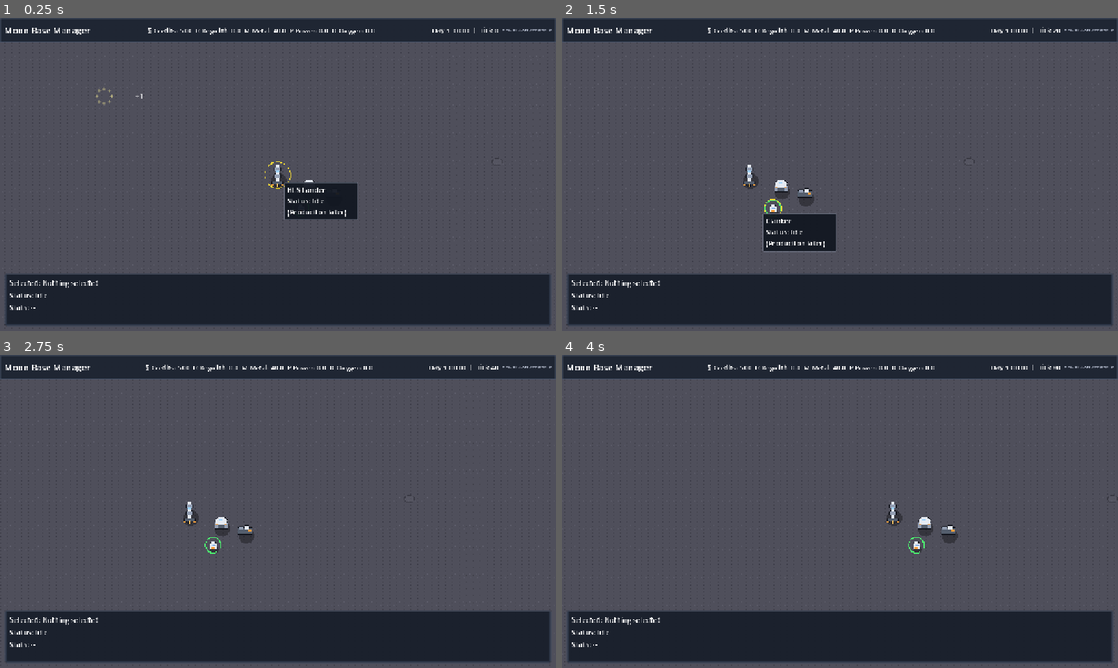
Above: before the commit, frames 1-4 (two rows, left to right).
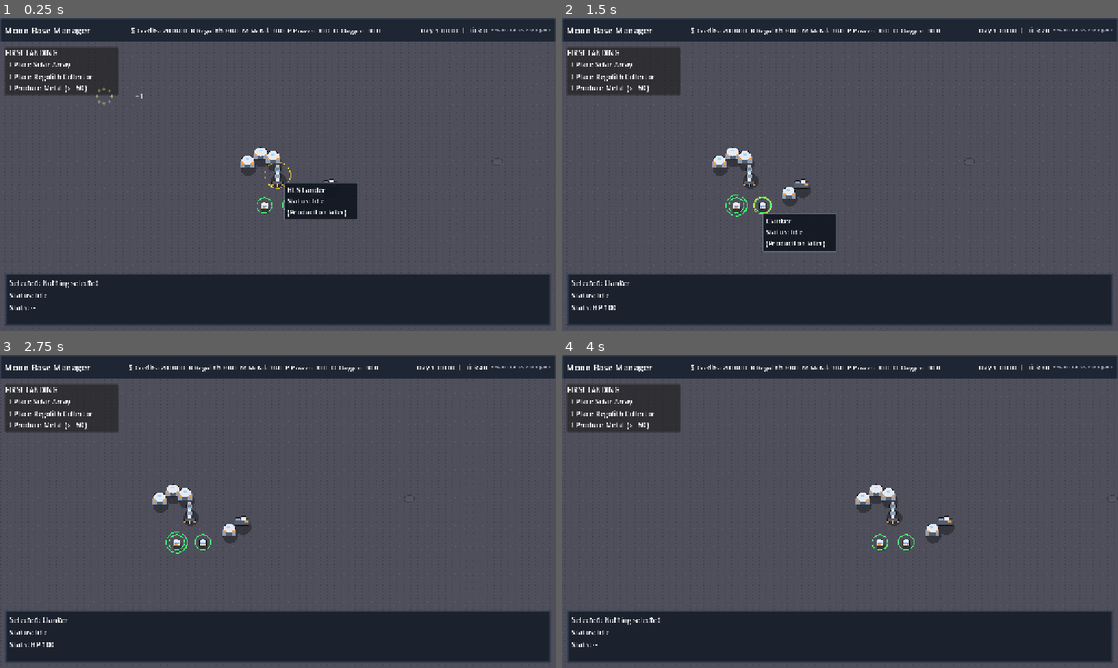
Above: after the commit, the same moments.

Repository: gitgrahamdunn/MoonIsState
Game: Godot game, scene res://scenes/game/Main.tscn
Same seed, same stepped clock (60 frames per second), same inputs: the game is played once before the commit and once after it.
Inputs (mouse positions are in pixels of both pictures, inside the frame that each line leads up to):
- Up to frame 1 (0.25 s): no input
- Up to frame 2 (1.5 s): tap A at 0.5, 1.25 s; move the mouse to (962, 158) at 0.52 s; hold Right (ui_right) 0.53-1.25 s; tap C at 0.6 s; click (962, 158) at 0.67 s; drag from (728, 190) to (812, 237) at 1.27 s
- Up to frame 3 (2.75 s): tap A at 2 s; move the mouse to (333, 442) at 2.02 s; hold Right (ui_right) from 2.03 s (still down); tap C at 2.1 s
- Up to frame 4 (4 s): release Right (ui_right) at 2.75 s; tap A at 2.75, 3.5 s; drag from (812, 574) to (673, 464) at 2.77 s; move the mouse to (1006, 558) at 3.52 s; hold Left (ui_left) from 3.53 s (still down); tap C at 3.6 s

The runs differ from the first frame. In frame 1, 3.9% of the frame differs, in the area x 1-100%, y 2-63%; in frame 2, 4.6%, in the area x 1-100%, y 2-94%; in frame 3, 4.6%; in frame 4, 4.4%.
Error in both runs: Invalid assignment of property or key 'text' with value of type 'String' on a base object of type 'Nil'. (res://scripts/ui/floating_text.gd:14)

Commit message:
First landing start state + objectives (minimal HUD integration)

Diff:
--- /dev/null
+++ b/data/buildings/refinery.tres
@@ -0,0 +1,8 @@
+[gd_resource type="Resource" script_class="BuildingDef" load_steps=2 format=3]
+
+[ext_resource type="Script" path="res://scripts/core/building_def.gd" id="1_refinery"]
+
+[resource]
+script = ExtResource("1_refinery")
+id = &"refinery"
+display_name = "Refinery"
--- /dev/null
+++ b/data/buildings/regolith_collector.tres
@@ -0,0 +1,8 @@
+[gd_resource type="Resource" script_class="BuildingDef" load_steps=2 format=3]
+
+[ext_resource type="Script" path="res://scripts/core/building_def.gd" id="1_regolith_collector"]
+
+[resource]
+script = ExtResource("1_regolith_collector")
+id = &"regolith_collector"
+display_name = "Regolith Collector"
--- /dev/null
+++ b/data/buildings/starter_crate.tres
@@ -0,0 +1,8 @@
+[gd_resource type="Resource" script_class="BuildingDef" load_steps=2 format=3]
+
+[ext_resource type="Script" path="res://scripts/core/building_def.gd" id="1_starter"]
+
+[resource]
+script = ExtResource("1_starter")
+id = &"starter_crate"
+display_name = "Supply Crate"
--- a/scenes/game/Main.tscn
+++ b/scenes/game/Main.tscn
@@ -8,6 +8,8 @@
 [ext_resource type="Script" path="res://scripts/components/ground.gd" id="6_f3j0w"]
 [ext_resource type="Script" path="res://scripts/ui/hover_manager.gd" id="7_hovm"]
 [ext_resource type="PackedScene" path="res://scenes/ui/FXLayer.tscn" id="8_fx"]
+[ext_resource type="PackedScene" path="res://scenes/ui/ObjectivesPanel.tscn" id="9_obj"]
+[ext_resource type="Script" path="res://scripts/ui/objectives_controller.gd" id="10_objc"]
 
 [node name="Main" type="Node2D"]
 script = ExtResource("1_3aw8l")
@@ -33,6 +35,8 @@
 
 [node name="FXLayer" parent="UILayer" instance=ExtResource("8_fx")]
 
+[node name="ObjectivesPanel" parent="UILayer/HUD" instance=ExtResource("9_obj")]
+
 [node name="SelectionOverlay" type="Control" parent="UILayer"]
 layout_mode = 3
 anchors_preset = 15
@@ -50,3 +54,7 @@
 [node name="HoverManager" type="Node" parent="."]
 script = ExtResource("7_hovm")
 world_path = NodePath("../World")
+
+[node name="ObjectivesController" type="Node" parent="."]
+script = ExtResource("10_objc")
+panel_path = NodePath("UILayer/HUD/ObjectivesPanel")
--- /dev/null
+++ b/scenes/ui/ObjectivesPanel.tscn
@@ -0,0 +1,37 @@
+[gd_scene load_steps=2 format=3]
+
+[ext_resource type="Script" path="res://scripts/ui/objectives_panel.gd" id="1_objp"]
+
+[node name="ObjectivesPanel" type="PanelContainer"]
+custom_minimum_size = Vector2(260, 110)
+offset_left = 12.0
+offset_top = 68.0
+offset_right = 272.0
+offset_bottom = 178.0
+script = ExtResource("1_objp")
+
+theme_override_constants/margin_left = 8
+theme_override_constants/margin_top = 8
+theme_override_constants/margin_right = 8
+theme_override_constants/margin_bottom = 8
+
+[node name="VBoxContainer" type="VBoxContainer" parent="."]
+layout_mode = 2
+theme_override_constants/separation = 4
+
+[node name="HeaderLabel" type="Label" parent="VBoxContainer"]
+layout_mode = 2
+theme_override_font_sizes/font_size = 16
+text = "FIRST LANDING"
+
+[node name="Obj1Label" type="Label" parent="VBoxContainer"]
+layout_mode = 2
+text = "☐ Place Solar Array"
+
+[node name="Obj2Label" type="Label" parent="VBoxContainer"]
+layout_mode = 2
+text = "☐ Place Regolith Collector"
+
+[node name="Obj3Label" type="Label" parent="VBoxContainer"]
+layout_mode = 2
+text = "☐ Produce Metal (>= 50)"
--- a/scripts/core/game.gd
+++ b/scripts/core/game.gd
@@ -11,19 +11,25 @@
 	Sim.reset()
 	current_match_id = "new_match"
 
-	Sim.set_resource(&"regolith", 0.0)
-	Sim.set_resource(&"metal", 40.0)
-	Sim.set_resource(&"power", 0.0)
-	Sim.set_resource(&"oxygen", 0.0)
+	Sim.set_resource(&"credits", 2000.0)
+	Sim.set_resource(&"regolith", 80.0)
+	Sim.set_resource(&"metal", 30.0)
+	Sim.set_resource(&"power", 30.0)
+	Sim.set_resource(&"oxygen", 30.0)
 
-	var start_pos: Vector2 = Vector2(240.0, 180.0)
-	var lander_id: int = Sim.spawn_entity(&"hls_lander", start_pos, 1, &"building")
-	var command_dome_id: int = Sim.spawn_entity(&"command_dome", start_pos + Vector2(72.0, 24.0), 1, &"building")
-	var worker_id: int = Sim.spawn_entity(&"worker", start_pos + Vector2(54.0, 76.0), 1, &"unit")
-	Sim.spawn_entity(&"scrap_heap", start_pos + Vector2(128.0, 40.0), 1, &"building")
-	_verify_spawn_kinds(lander_id, command_dome_id, [worker_id])
+	var lander_pos: Vector2 = Vector2(240.0, 180.0)
+	var lander_id: int = Sim.spawn_entity(&"hls_lander", lander_pos, 1, &"building")
+	var command_dome_id: int = Sim.spawn_entity(&"command_dome", lander_pos + Vector2(90.0, 40.0), 1, &"building")
+	Sim.spawn_entity(&"scrap_heap", lander_pos + Vector2(120.0, 20.0), 1, &"building")
+	var worker_a_id: int = Sim.spawn_entity(&"worker", lander_pos + Vector2(-30.0, 70.0), 1, &"unit")
+	var worker_b_id: int = Sim.spawn_entity(&"worker", lander_pos + Vector2(30.0, 70.0), 1, &"unit")
+	Sim.spawn_entity(&"starter_crate", lander_pos + Vector2(-70.0, -30.0), 1, &"building")
+	Sim.spawn_entity(&"starter_crate", lander_pos + Vector2(-40.0, -50.0), 1, &"building")
+	Sim.spawn_entity(&"starter_crate", lander_pos + Vector2(-10.0, -40.0), 1, &"building")
+	_verify_spawn_kinds(lander_id, command_dome_id, [worker_a_id, worker_b_id])
+	print("[Game] spawned entities: ", Sim.entities.size())
 
-	var fx_pos: Vector2 = start_pos
+	var fx_pos: Vector2 = lander_pos
 	var lander: Dictionary = Sim.get_entity(lander_id)
 	if not lander.is_empty():
 		fx_pos = lander.get("pos", fx_pos) as Vector2
--- a/scripts/core/main.gd
+++ b/scripts/core/main.gd
@@ -1,6 +1,6 @@
 extends Node2D
 
-const BUILD_STAMP: String = "dev-0022-fx-feedback"
+const BUILD_STAMP: String = "dev-0023-first-landing-min"
 const PAN_SPEED: float = 320.0
 const CAMERA_ZOOM_LEVELS: Array[float] = [1.0, 2.0, 3.0]
 
@@ -18,6 +18,7 @@
 	_center_camera_on_lander()
 	_reset_zoom()
 	log_startup_smoke_check()
+	run_smoke_checks()
 	await get_tree().process_frame
 	if hud != null and hud.has_method("set_build_stamp"):
 		hud.call("set_build_stamp", BUILD_STAMP)
@@ -72,6 +73,32 @@
 	print("DataDB tech defs loaded: ", DataDB.tech.size())
 	print("Sim ticks per second: ", Sim.TICKS_PER_SECOND)
 	print("Initial entity count after match start: ", Sim.entities.size())
+
+func run_smoke_checks() -> void:
+	var has_fail: bool = false
+	if get_node_or_null("/root/Sim") == null:
+		push_error("SMOKE FAIL: /root/Sim missing")
+		has_fail = true
+	if get_node_or_null("/root/DataDB") == null:
+		push_error("SMOKE FAIL: /root/DataDB missing")
+		has_fail = true
+	if DataDB.buildings.size() < 4:
+		push_error("SMOKE FAIL: DataDB.buildings.size() < 4")
+		has_fail = true
+	if Sim.entities.size() <= 0:
+		push_error("SMOKE FAIL: Sim.entities.size() <= 0")
+		has_fail = true
+	if get_node_or_null("UILayer/HUD/ObjectivesPanel") == null:
+		push_error("SMOKE FAIL: ObjectivesPanel missing at UILayer/HUD/ObjectivesPanel")
+		has_fail = true
+	if get_node_or_null("ObjectivesController") == null:
+		push_error("SMOKE FAIL: ObjectivesController missing")
+		has_fail = true
+	if get_node_or_null("World/WorldSpawner") == null:
+		push_error("SMOKE FAIL: WorldSpawner missing")
+		has_fail = true
+	if not has_fail:
+		print("=== SMOKE OK ===")
 
 func _unhandled_input(event: InputEvent) -> void:
 	if event is InputEventKey and event.is_pressed() and not event.is_echo():
--- a/scripts/ui/hud.gd
+++ b/scripts/ui/hud.gd
@@ -95,7 +95,7 @@
 	button.tooltip_text = tooltip
 
 func _on_resources_changed(new_resources: Dictionary) -> void:
-	credits_label.text = "$ Credits: %.2f" % float(new_resources.get(&"money", 0.0))
+	credits_label.text = "$ Credits: %.2f" % float(new_resources.get(&"credits", 0.0))
 	regolith_label.text = "R Regolith: %.1f" % float(new_resources.get(&"regolith", 0.0))
 	metal_label.text = "M Metal: %.1f" % float(new_resources.get(&"metal", 0.0))
 	power_label.text = "P Power: %.1f" % float(new_resources.get(&"power", 0.0))
--- /dev/null
+++ b/scripts/ui/objectives_controller.gd
@@ -0,0 +1,35 @@
+extends Node
+
+@export var panel_path: NodePath
+
+var _panel: Node = null
+var _accum: float = 0.0
+
+func _ready() -> void:
+	_panel = get_node_or_null(panel_path)
+	if _panel == null:
+		push_error("ObjectivesController: panel not found at " + str(panel_path))
+
+func _process(delta: float) -> void:
+	if _panel == null:
+		return
+	_accum += delta
+	if _accum < 1.0:
+		return
+	_accum = 0.0
+
+	var placed_solar: bool = _has_def_id(&"solar_array")
+	var placed_regolith: bool = _has_def_id(&"regolith_collector")
+	var metal_ok: bool = float(Sim.resources.get(&"metal", 0.0)) >= 50.0
+
+	_panel.call("set_state", 1, placed_solar)
+	_panel.call("set_state", 2, placed_regolith)
+	_panel.call("set_state", 3, metal_ok)
+
+func _has_def_id(def_id: StringName) -> bool:
+	for idv: Variant in Sim.entities.keys():
+		var e: Dictionary = Sim.entities[int(idv)] as Dictionary
+		var did: StringName = e.get("def_id", &"") as StringName
+		if did == def_id:
+			return true
+	return false
--- /dev/null
+++ b/scripts/ui/objectives_panel.gd
@@ -0,0 +1,20 @@
+extends PanelContainer
+
+const OBJ1_BASE: String = "Place Solar Array"
+const OBJ2_BASE: String = "Place Regolith Collector"
+const OBJ3_BASE: String = "Produce Metal (>= 50)"
+
+@onready var obj1: Label = $VBoxContainer/Obj1Label
+@onready var obj2: Label = $VBoxContainer/Obj2Label
+@onready var obj3: Label = $VBoxContainer/Obj3Label
+
+func set_state(idx: int, done: bool) -> void:
+	var prefix: String = "☑ " if done else "☐ "
+	if idx == 1:
+		obj1.text = prefix + OBJ1_BASE
+		return
+	if idx == 2:
+		obj2.text = prefix + OBJ2_BASE
+		return
+	if idx == 3:
+		obj3.text = prefix + OBJ3_BASE
Not shown: 1 places in scenes/game/Main.tscn that only renumber resources
